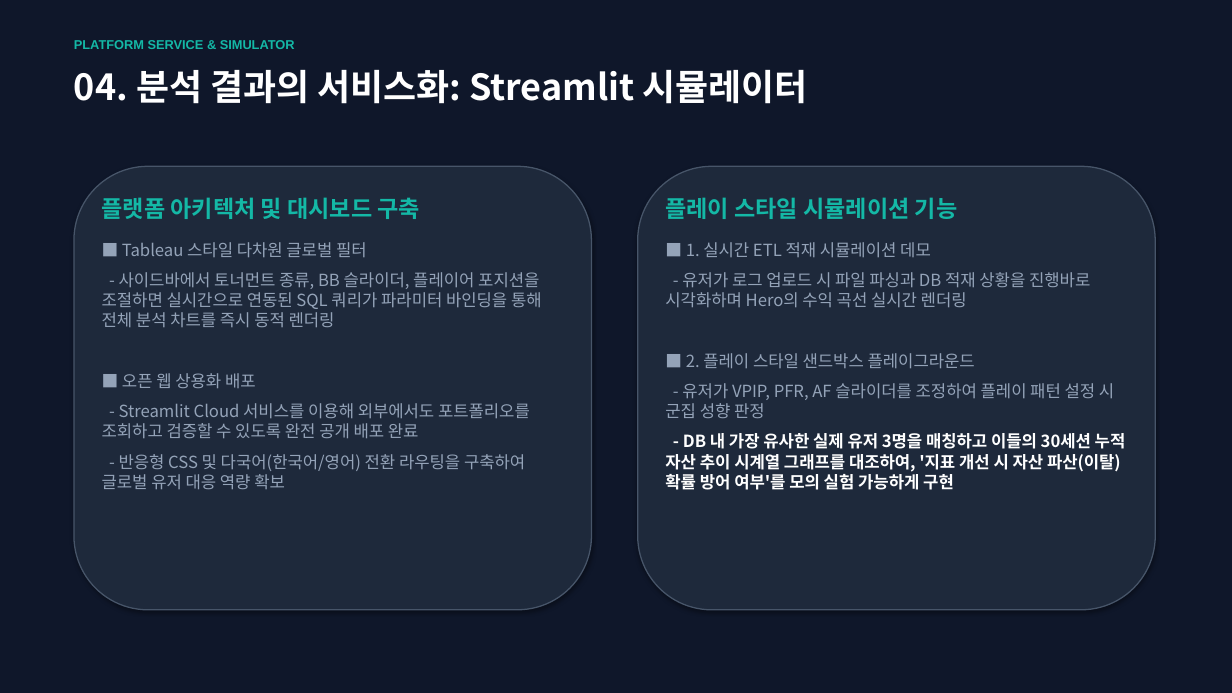
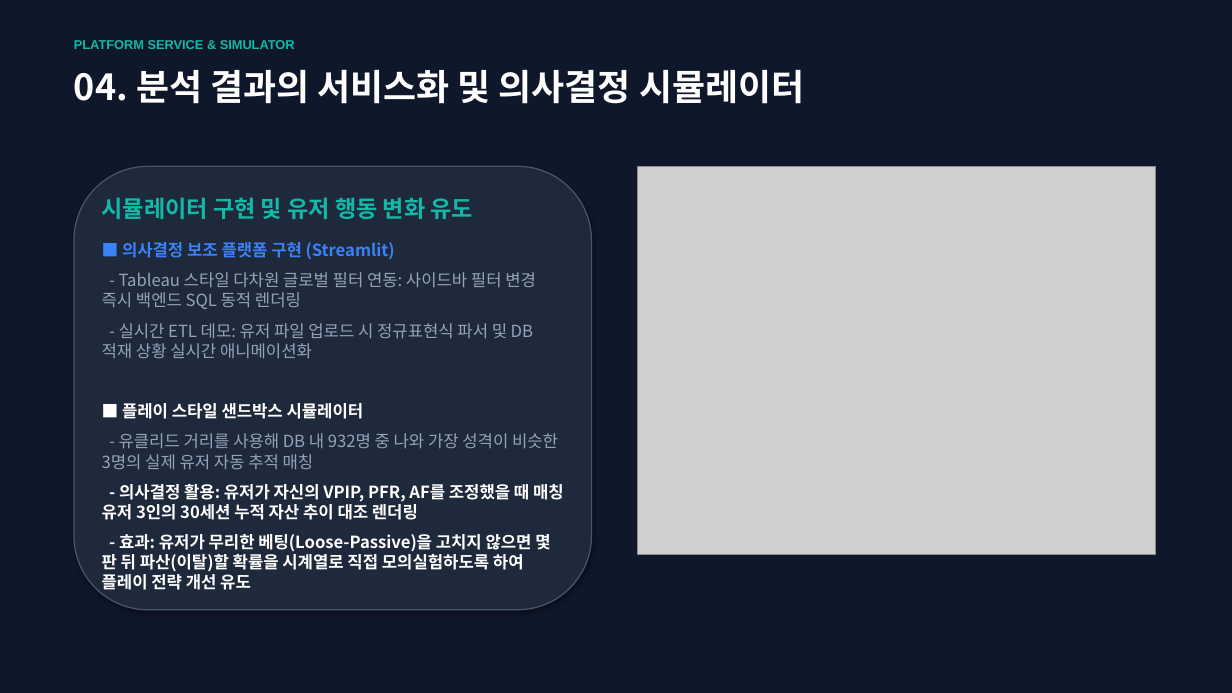
Before and after one commit to JeongSeongHun054/SteamlitPoker, a slide deck: slide 5 of poker_analytics_presentation.pptx. Drawn at 1232x693 pixels with LibreOffice and Linux fonts; fonts in the diff are those of the drawing; grey boxes stand for pictures. Boxes give left, top, right and bottom in pixels: in the first picture for what was removed or moved away, otherwise in the second. Text is boxed around its words. In the diff, an @@ line names an element or a change of style, - is before the commit and + after.

Commit message:
Refactor presentation to include side-by-side images and focus on data-driven decisions

```diff
--- a/poker_analytics_presentation.pptx
+++ b/poker_analytics_presentation.pptx
@@ text at <box>74,70,804,104</box>: text changed @@
-04. 분석 결과의 서비스화: Streamlit 시뮬레이터
+04. 분석 결과의 서비스화 및 의사결정 시뮬레이터
@@ rounded rectangle removed at <box>638,166,1155,610</box> @@
@@ picture added at <box>638,166,1155,555</box> @@
@@ text at <box>102,197,564,590</box>: text changed; text colour #94A3B8 to #FFFFFF; bold on @@
-플랫폼 아키텍처 및 대시보드 구축
-■ Tableau 스타일 다차원 글로벌 필터
-- 사이드바에서 토너먼트 종류, BB 슬라이더, 플레이어 포지션을 조절하면 실시간으로 연동된 SQL 쿼리가 파라미터 바인딩을 통해 전체 분석 차트를 즉시 동적 렌더링
-■ 오픈 웹 상용화 배포
-- Streamlit Cloud 서비스를 이용해 외부에서도 포트폴리오를 조회하고 검증할 수 있도록 완전 공개 배포 완료
-- 반응형 CSS 및 다국어(한국어/영어) 전환 라우팅을 구축하여 글로벌 유저 대응 역량 확보
+시뮬레이터 구현 및 유저 행동 변화 유도
+■ 의사결정 보조 플랫폼 구현 (Streamlit)
+- Tableau 스타일 다차원 글로벌 필터 연동: 사이드바 필터 변경 즉시 백엔드 SQL 동적 렌더링
+- 실시간 ETL 데모: 유저 파일 업로드 시 정규표현식 파서 및 DB 적재 상황 실시간 애니메이션화
+■ 플레이 스타일 샌드박스 시뮬레이터
+- 유클리드 거리를 사용해 DB 내 932명 중 나와 가장 성격이 비슷한 3명의 실제 유저 자동 추적 매칭
+- 의사결정 활용: 유저가 자신의 VPIP, PFR, AF를 조정했을 때 매칭 유저 3인의 30세션 누적 자산 추이 대조 렌더링
+- 효과: 유저가 무리한 베팅(Loose-Passive)을 고치지 않으면 몇 판 뒤 파산(이탈)할 확률을 시계열로 직접 모의실험하도록 하여 플레이 전략 개선 유도
@@ text removed at <box>665,197,1126,490</box> @@
-플레이 스타일 시뮬레이션 기능
-■ 1. 실시간 ETL 적재 시뮬레이션 데모
-- 유저가 로그 업로드 시 파일 파싱과 DB 적재 상황을 진행바로 시각화하며 Hero의 수익 곡선 실시간 렌더링
-■ 2. 플레이 스타일 샌드박스 플레이그라운드
-- 유저가 VPIP, PFR, AF 슬라이더를 조정하여 플레이 패턴 설정 시 군집 성향 판정
-- DB 내 가장 유사한 실제 유저 3명을 매칭하고 이들의 30세션 누적 자산 추이 시계열 그래프를 대조하여, '지표 개선 시 자산 파산(이탈) 확률 방어 여부'를 모의 실험 가능하게 구현
```
Also in this commit, not shown: 4 other slides changed, 1 other file.
